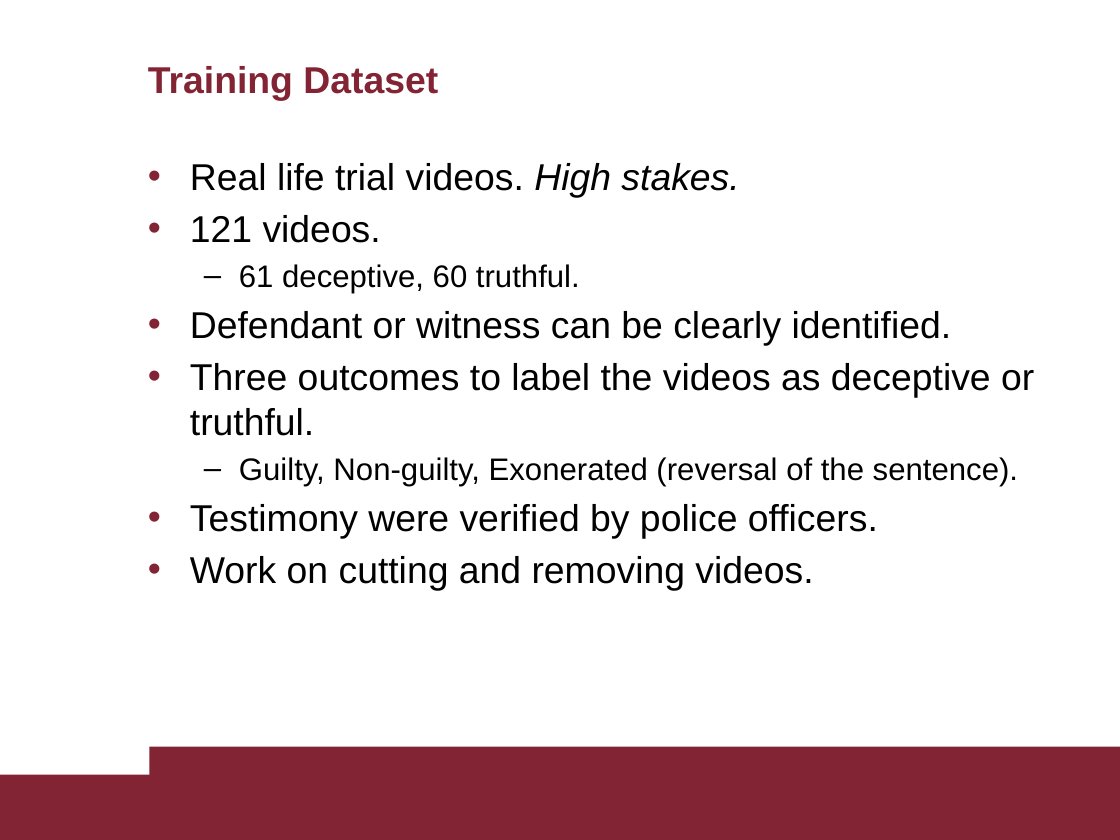
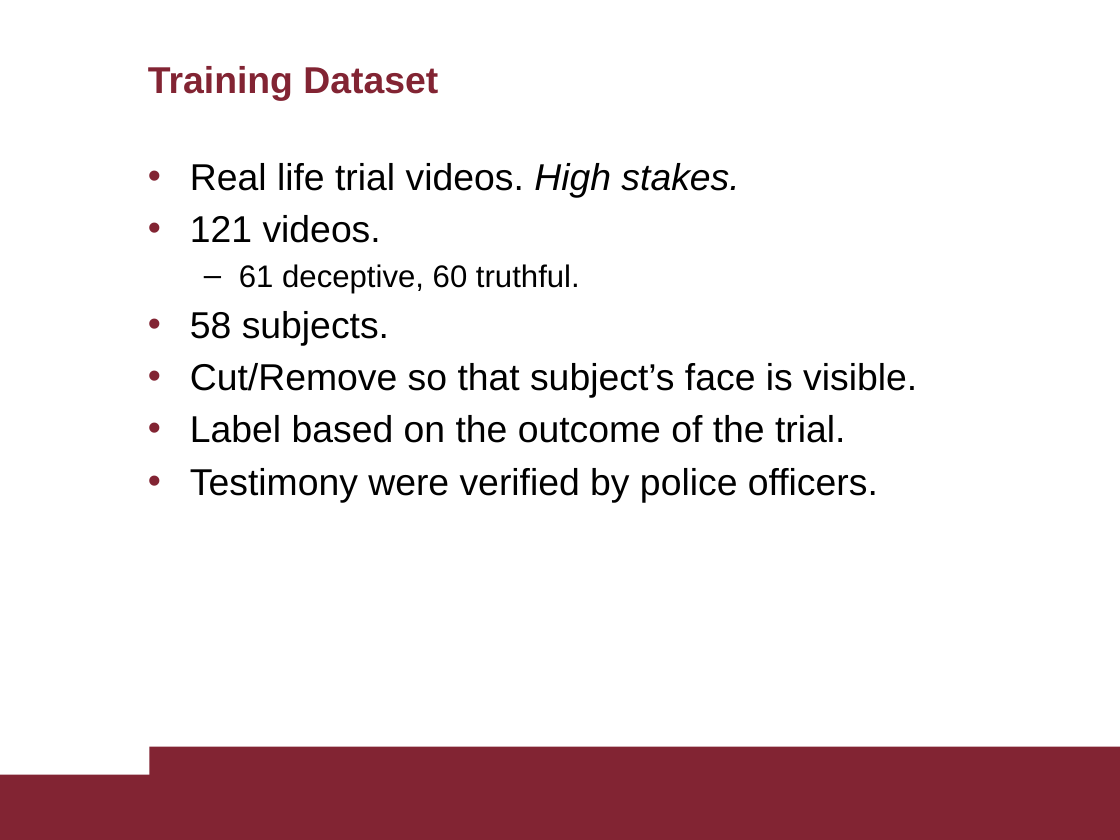
Before and after one commit to AscaL/thesis, a slide deck: slide 17 of Tesi Emanuele Orfanelli 1383726.pptx. Drawn at 1120x840 pixels with LibreOffice and Linux fonts; fonts in the diff are those of the drawing. Boxes give left, top, right and bottom in pixels: in the first picture for what was removed or moved away, otherwise in the second. Text is boxed around its words. In the diff, an @@ line names an element or a change of style, - is before the commit and + after.

```diff
--- a/Tesi Emanuele Orfanelli 1383726.pptx
+++ b/Tesi Emanuele Orfanelli 1383726.pptx
@@ text at (x1=190, y1=311, x2=917, y2=443): text changed @@
-• Defendant or witness can be clearly identified.
-• Three outcomes to label the videos as deceptive or truthful.
-  – Guilty, Non-guilty, Exonerated (reversal of the sentence).
+• 58 subjects.
+• Cut/Remove so that subject’s face is visible.
+• Label based on the outcome of the trial.
@@ text at (x1=190, y1=556, x2=813, y2=591): paragraph removed @@
-• Work on cutting and removing videos.
```
Also in this commit, not shown: 23 other slides changed.
